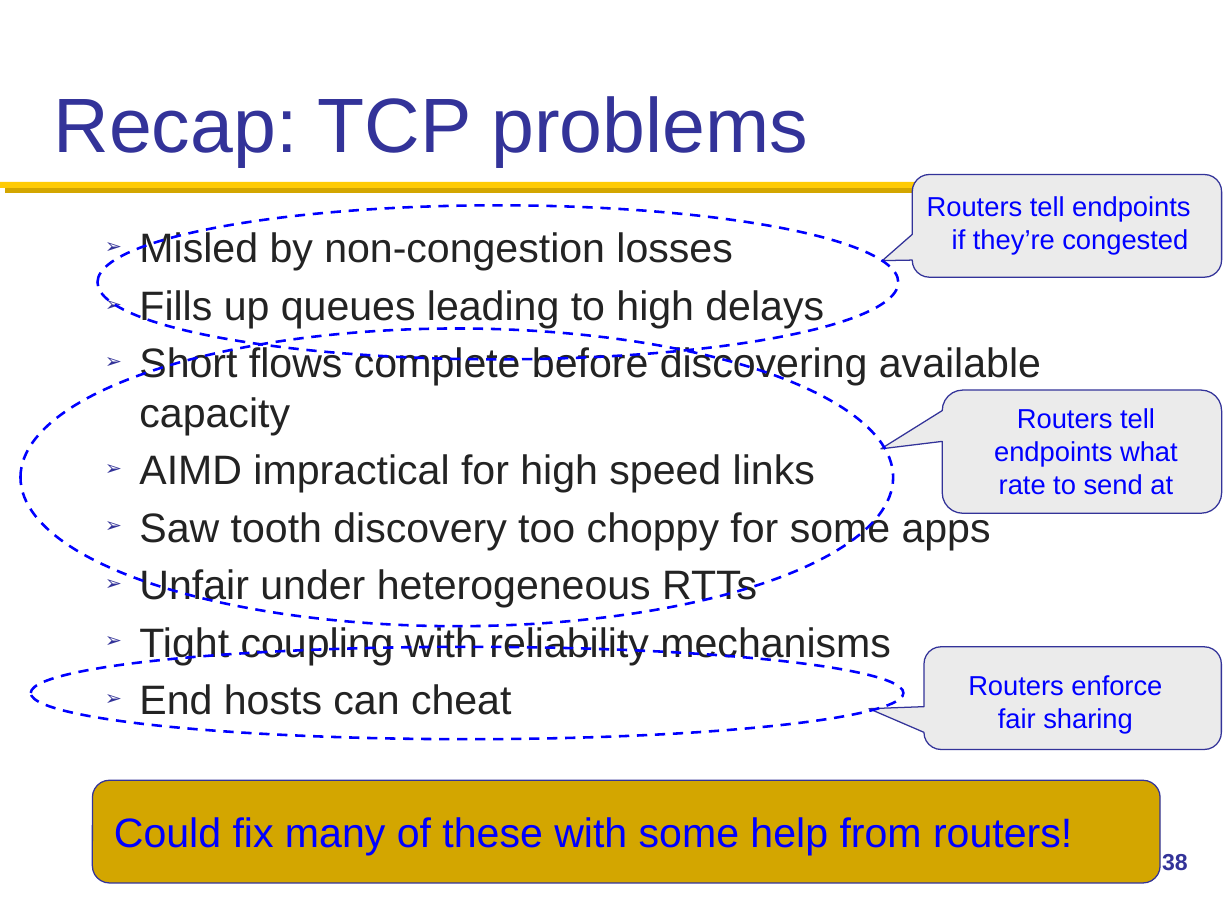
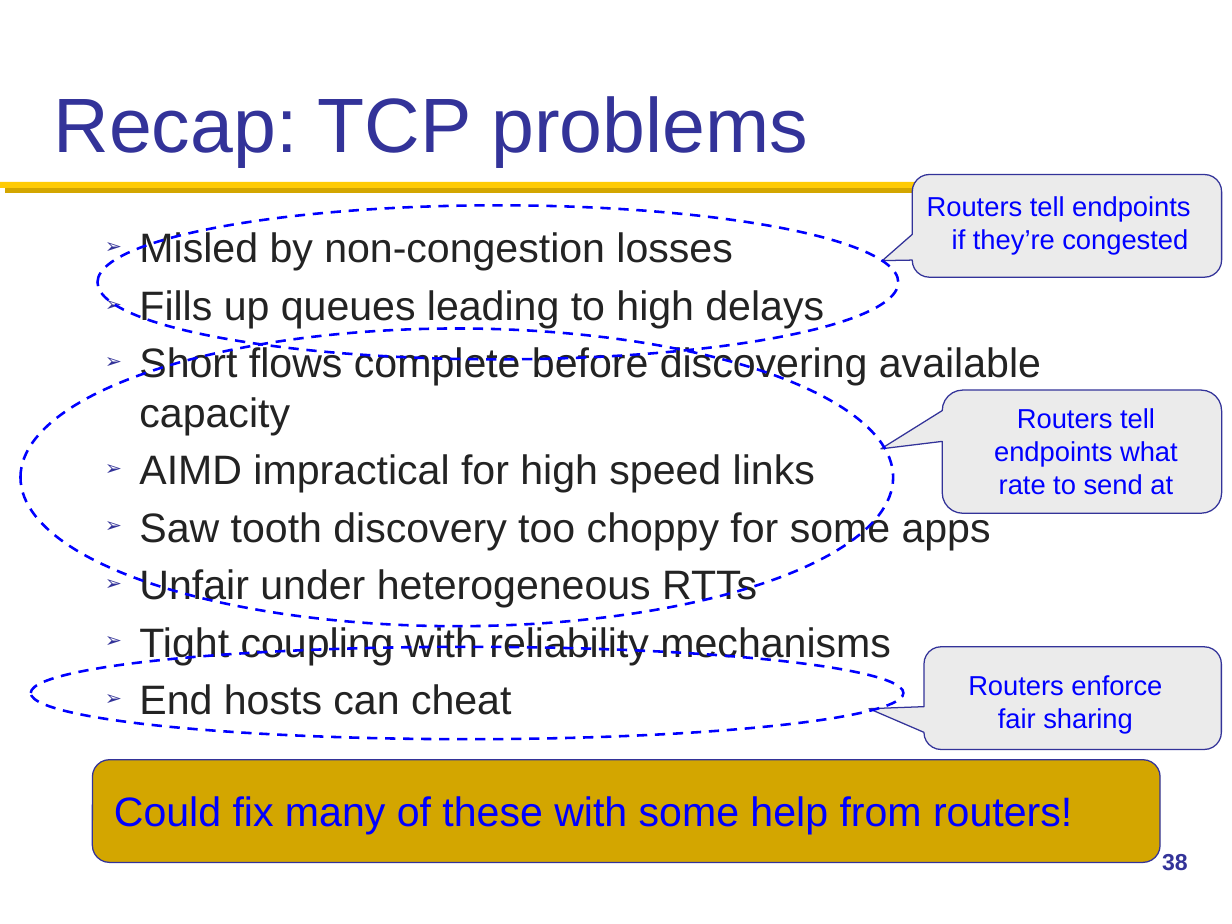
Before and after one commit to henryhxu/CSCI4430-ESTR4120, a slide deck: slide 38 of lec/lec9.pptx. Drawn at 1232x924 pixels with LibreOffice and Linux fonts; fonts in the diff are those of the drawing; background and template pictures are left out. Boxes give left, top, right and bottom in pixels: in the first picture for what was removed or moved away, otherwise in the second. Text is boxed around its words. In the diff, an @@ line names an element or a change of style, - is before the commit and + after.

Commit message:
lec9 updated

```diff
--- a/lec/lec9.pptx
+++ b/lec/lec9.pptx
@@ rounded rectangle: place and size @@
-rounded rectangle at [92, 780, 1161, 882]
+rounded rectangle at [92, 760, 1161, 862]
@@ text "Could fix many of these ...": place and size @@
-text "Could fix many of these ..." at [114, 817, 1072, 855]
+text "Could fix many of these ..." at [114, 796, 1072, 835]
```
Also in this commit, not shown: 4 other slides changed.
